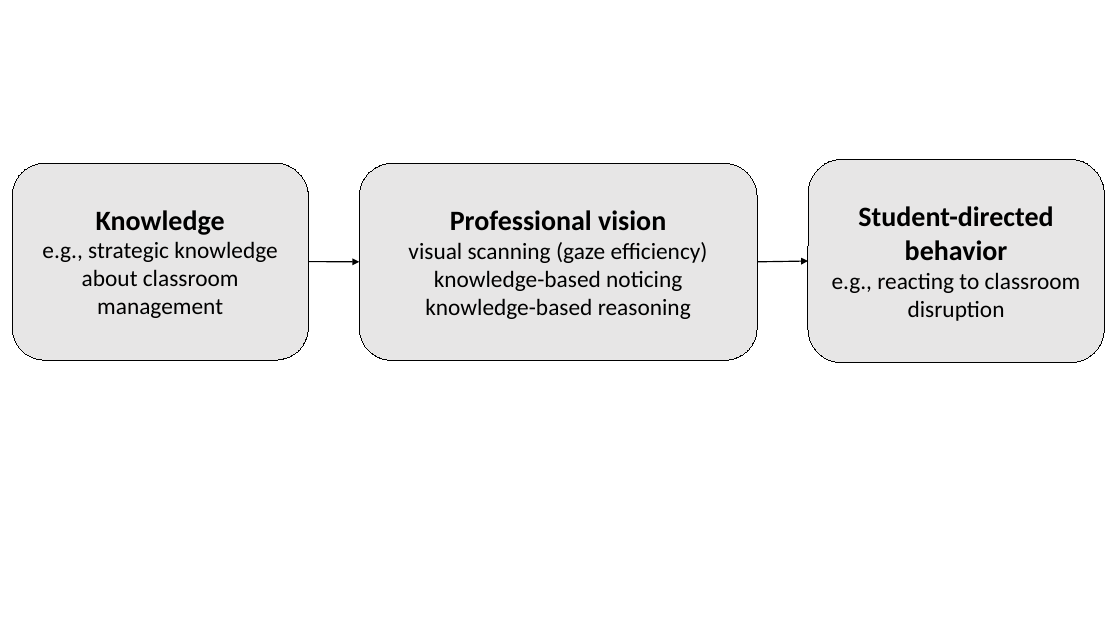
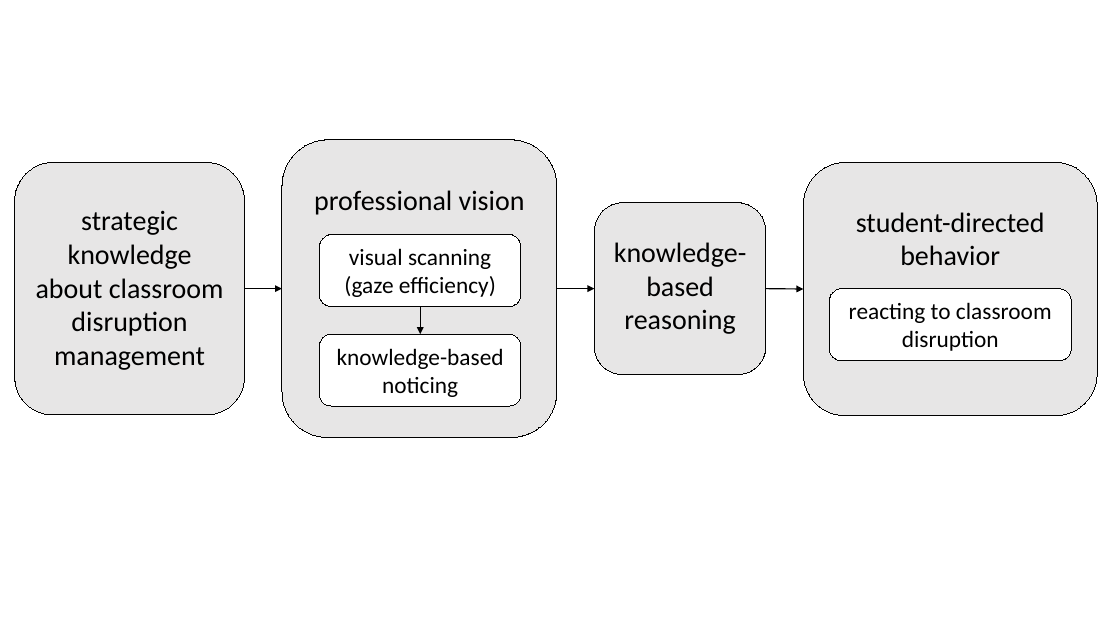
Before and after one commit to MandyKlatt/Mandy-PhD, a slide deck: slide 1 of 02_paper/02_study/02_expertise_paper/pictures/Professional_Competence_Model.pptx. Drawn at 1120x630 pixels with LibreOffice and Linux fonts; fonts in the diff are those of the drawing. Boxes give left, top, right and bottom in pixels: in the first picture for what was removed or moved away, otherwise in the second. Text is boxed around its words. In the diff, an @@ line names an element or a change of style, - is before the commit and + after.

```diff
--- a/02_paper/02_study/02_expertise_paper/pictures/Professional_Competence_Model.pptx
+++ b/02_paper/02_study/02_expertise_paper/pictures/Professional_Competence_Model.pptx
@@ rounded rectangle "professional vision": place and size @@
-rounded rectangle "professional vision" at [360, 163, 758, 360]
+rounded rectangle "professional vision" at [282, 139, 557, 437]
@@ rounded rectangle "strategic knowledge about classroom disruption ...": place and size @@
-rounded rectangle "strategic knowledge about classroom disruption ..." at [12, 163, 308, 360]
+rounded rectangle "strategic knowledge about classroom disruption ..." at [14, 162, 245, 415]
@@ rounded rectangle "student-directed behavior": place and size @@
-rounded rectangle "student-directed behavior" at [808, 160, 1105, 363]
+rounded rectangle "student-directed behavior" at [803, 162, 1097, 416]
@@ text in rounded rectangle at [314, 190, 525, 215]: text changed; size 20 to 24 pt @@
-Professional vision
-visual scanning (gaze efficiency)
-knowledge-based noticing
-knowledge-based reasoning
+professional vision
@@ rounded rectangle added at [595, 202, 766, 375], fill #E7E6E6, outline #000000 0.75 pt, 24 pt, text #000000 @@
+knowledge-based reasoning
@@ text in rounded rectangle at [36, 210, 224, 370]: text changed; size 20 to 24 pt @@
-Knowledge
-e.g., strategic knowledge about classroom management
+strategic knowledge about classroom disruption management
@@ rounded rectangle added at [319, 234, 521, 307], fill #FFFFFF, outline #000000 0.75 pt, 20 pt, text #000000 @@
+visual scanning (gaze efficiency)
@@ text in rounded rectangle at [856, 212, 1045, 266]: text changed; size 20 to 24 pt @@
-Student-directed behavior
-e.g., reacting to classroom disruption
+student-directed behavior
@@ arrow moved from (308, 261) - (360, 262) to (245, 289) - (282, 289) @@
@@ arrow added from (557, 289) to (595, 289), #000000 1 pt @@
@@ arrow moved from (757, 262) - (808, 261) to (766, 289) - (803, 289) @@
@@ rounded rectangle added at [829, 289, 1071, 361], fill #FFFFFF, outline #000000 0.75 pt, 20 pt, text #000000 @@
+reacting to classroom disruption
@@ arrow added from (420, 307) to (420, 334), #000000 1 pt @@
@@ rounded rectangle added at [319, 334, 521, 407], fill #FFFFFF, outline #000000 0.75 pt, 20 pt, text #000000 @@
+knowledge-based noticing
```
Also in this commit, not shown: 1 other file.
